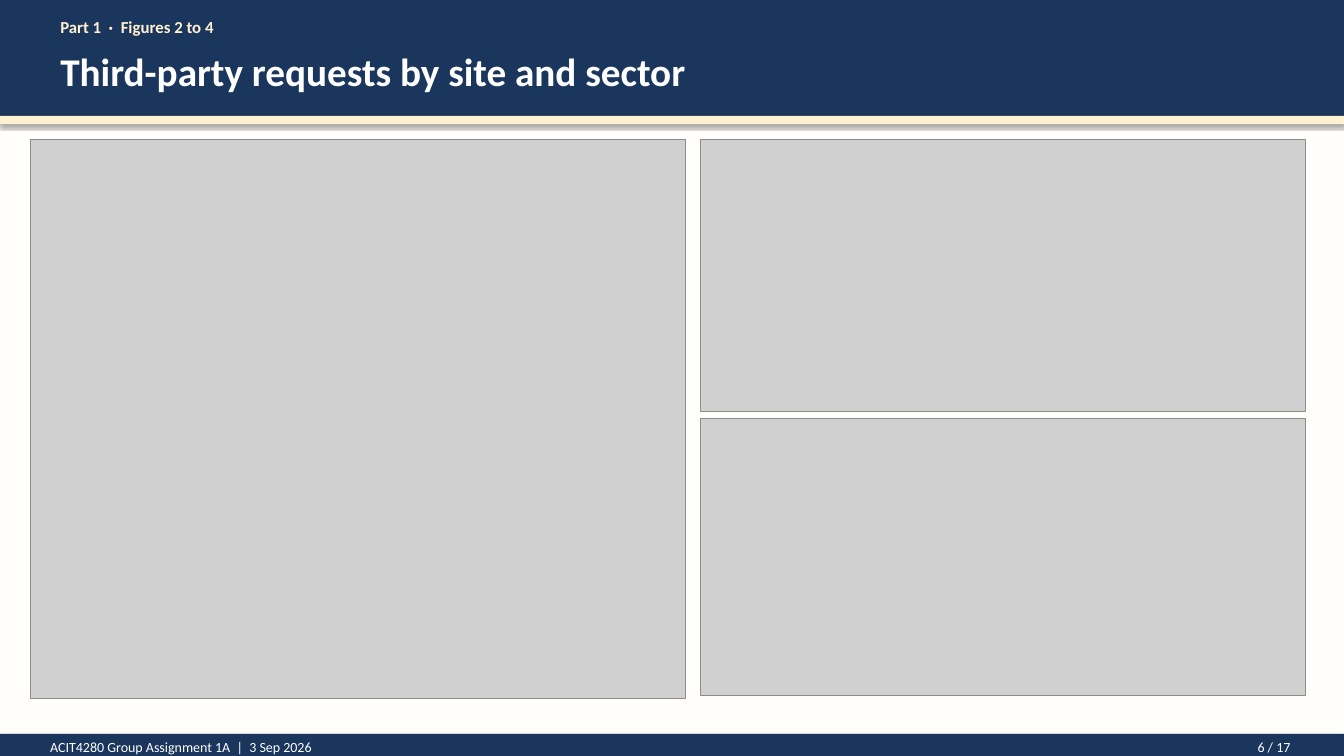
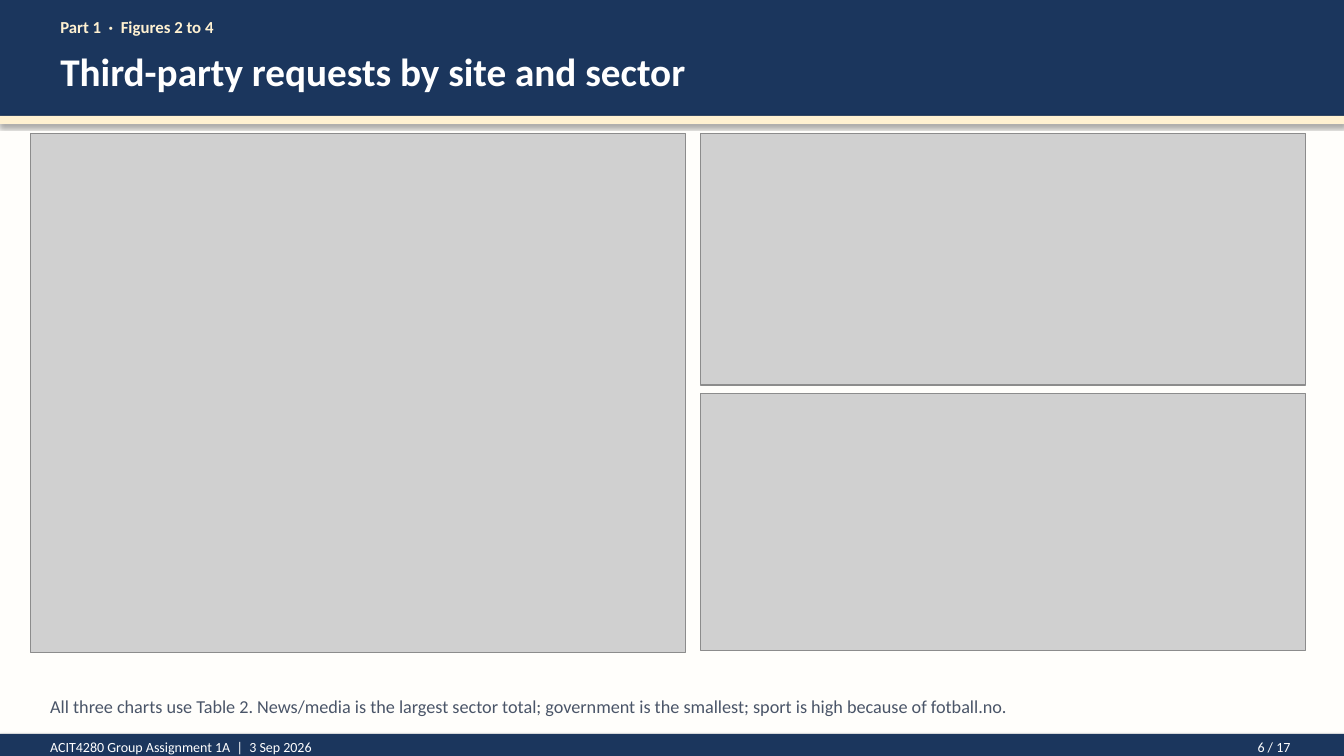
Before and after one commit to kasa031/Bacheloroppgave, a slide deck: slide 6 of ACIT4280_1A_presentation.pptx. Drawn at 1344x756 pixels with LibreOffice and Linux fonts; fonts in the diff are those of the drawing; grey boxes stand for pictures. Boxes give left, top, right and bottom in pixels: in the first picture for what was removed or moved away, otherwise in the second. Text is boxed around its words. In the diff, an @@ line names an element or a change of style, - is before the commit and + after.

```diff
--- a/ACIT4280_1A_presentation.pptx
+++ b/ACIT4280_1A_presentation.pptx
@@ picture: place and size @@
-picture at bbox=[30, 139, 686, 699]
+picture at bbox=[30, 133, 686, 652]
@@ picture: place and size @@
-picture at bbox=[701, 139, 1306, 411]
+picture at bbox=[701, 133, 1306, 385]
@@ picture: place and size @@
-picture at bbox=[701, 418, 1306, 696]
+picture at bbox=[701, 393, 1306, 650]
@@ text added at bbox=[50, 700, 1007, 716], 13 pt, text #4A5568 @@
+All three charts use Table 2. News/media is the largest sector total; government is the smallest; sport is high because of fotball.no.
```
Also in this commit, not shown: 9 other slides changed, 4 other files.
